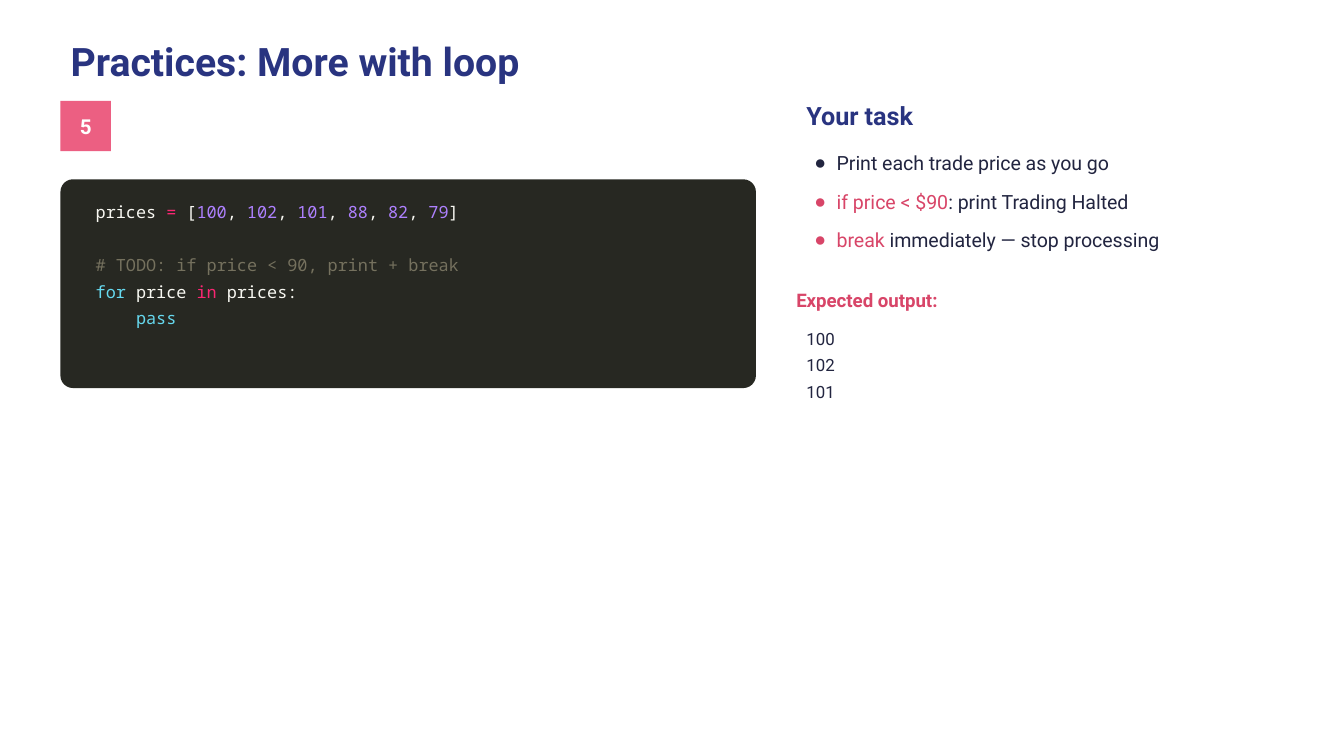
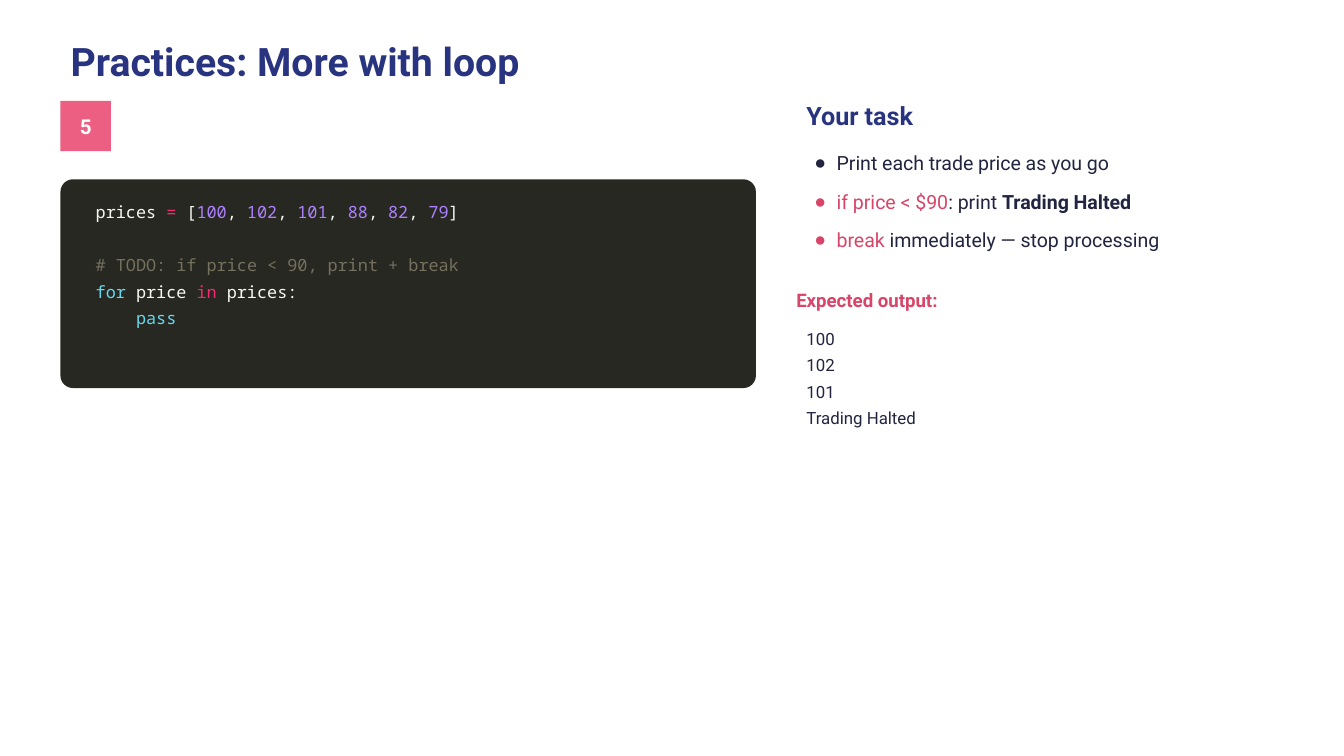
Before and after one commit to wg-training/wg-python-for-data-science-fundamental, a slide deck: slide 28 of slides/08 - Loop.pptx. Drawn at 1344x756 pixels with LibreOffice and Linux fonts; fonts in the diff are those of the drawing. Boxes give left, top, right and bottom in pixels: in the first picture for what was removed or moved away, otherwise in the second. Text is boxed around its words. In the diff, an @@ line names an element or a change of style, - is before the commit and + after.

Commit message:
feat: add Functions slides and update Collections and Loop presentation materials

```diff
--- a/slides/08 - Loop.pptx
+++ b/slides/08 - Loop.pptx
@@ text at (x1=837, y1=193, x2=1131, y2=213): bold on in "Trading Halted" @@
@@ text at (x1=806, y1=411, x2=916, y2=428): paragraph added @@
+Trading Halted
```
Also in this commit, not shown: 3 other slides changed, 5 other files.
